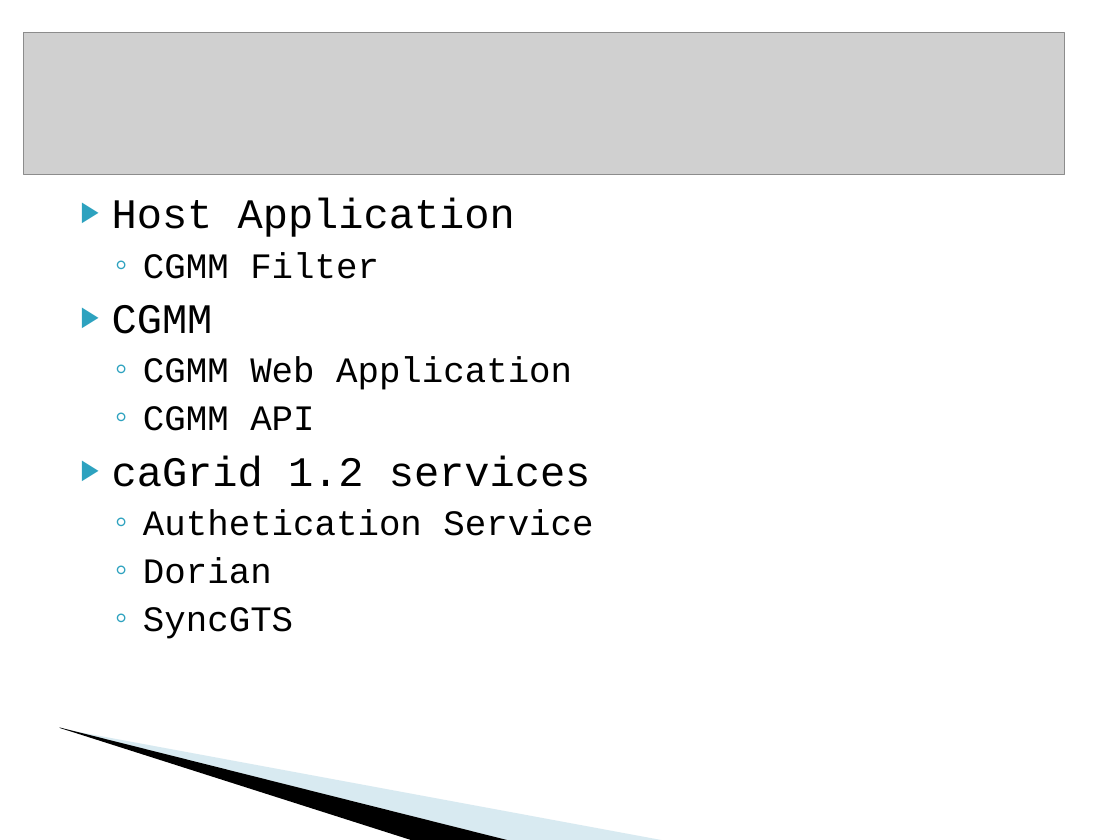
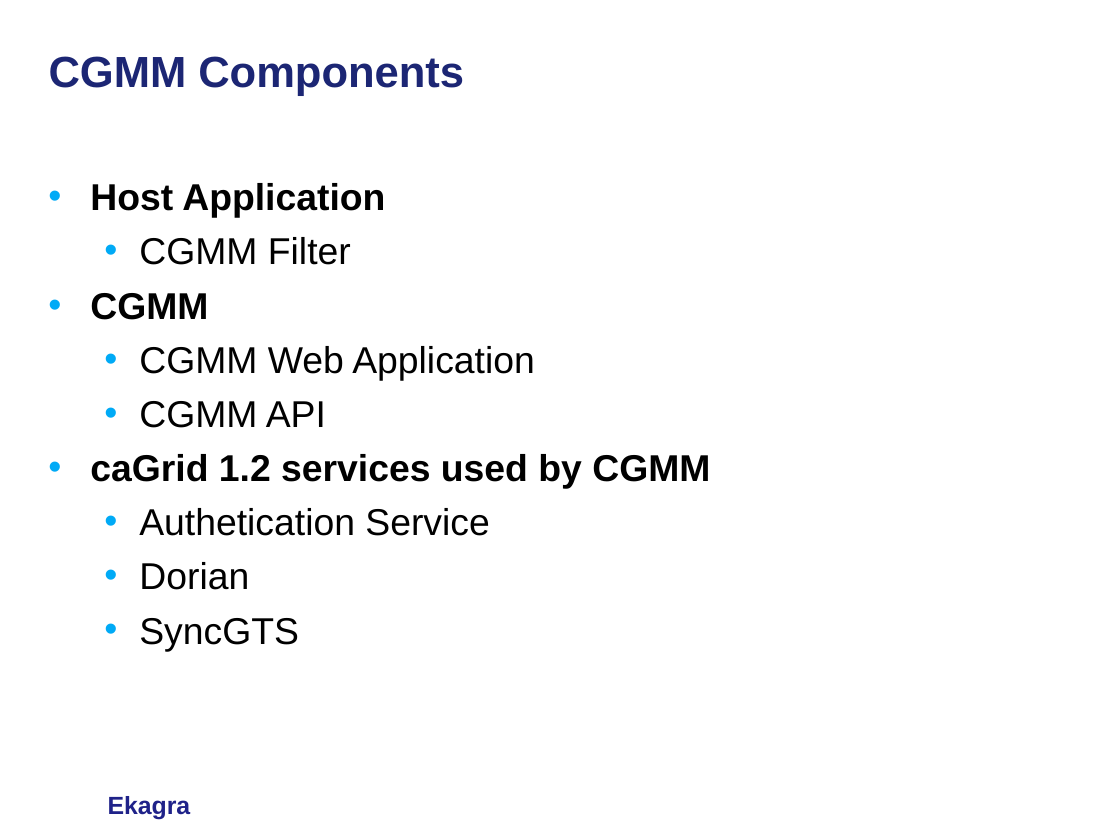
Before and after one commit to CBIIT/common-security-module-docs, a slide deck: slide 5 of CSM v4.1/Development/Design/CSM GAARDS Migration Module Presentation caGrid Users List 10-18-2008.ppt (slide 6 before the commit). Drawn at 1120x840 pixels with LibreOffice and Linux fonts; fonts in the diff are those of the drawing; grey boxes stand for pictures; background and template pictures are left out. Boxes give left, top, right and bottom in pixels: in the first picture for what was removed or moved away, otherwise in the second. Text is boxed around its words. In the diff, an @@ line names an element or a change of style, - is before the commit and + after.

```diff
--- a/CSM v4.1/Development/Design/CSM GAARDS Migration Module Presentation caGrid Users List 10-18-2008.ppt
+++ b/CSM v4.1/Development/Design/CSM GAARDS Migration Module Presentation caGrid Users List 10-18-2008.ppt
@@ picture removed at <box>24,32,1064,175</box> @@
@@ title added at <box>49,56,464,96</box>, 28 pt, text #1C2674, bold @@
+CGMM Components
@@ text "Host Application": place and size @@
-text "Host Application" at <box>112,198,593,639</box>
+text "Host Application" at <box>90,183,710,651</box>
@@ text at <box>90,183,535,651</box>: size 27 to 24 pt, bold on in "Host Application", "CGMM"; font Courier New to Arial in "Host Application", "CGMM Filter", "CGMM", "CGMM Web Application" and 4 more places; size 23 to 24 pt in "CGMM Filter", "CGMM Web Application", "CGMM API", "Authetication Service" and 2 more places; bullet ▶ to •; more space between paragraphs; bullet colour #2DA2BF to #00AAF6; bullet ◦ to • @@
@@ text at <box>90,454,710,489</box>: text changed; size 27 to 24 pt; font Courier New to Arial; bold on @@
-▶ caGrid 1.2 services
+• caGrid 1.2 services used by CGMM
@@ freeform shape removed at <box>59,727,512,840</box> @@
@@ freeform shape removed at <box>62,728,666,840</box> @@
@@ text added at <box>108,796,191,820</box>, 16 pt, text #1F2289, bold @@
+Ekagra
```
Also in this commit, not shown: 7 other slides changed, 9 slides added, 14 slides removed.
